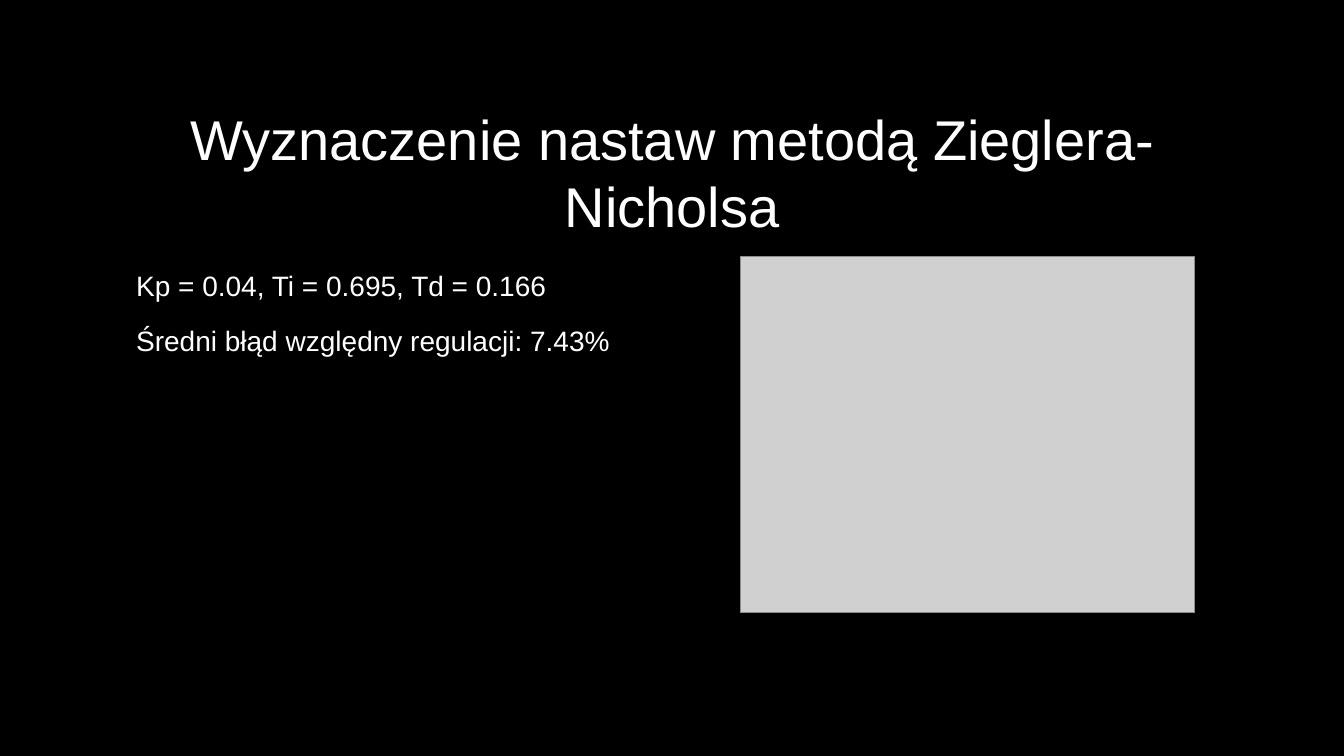
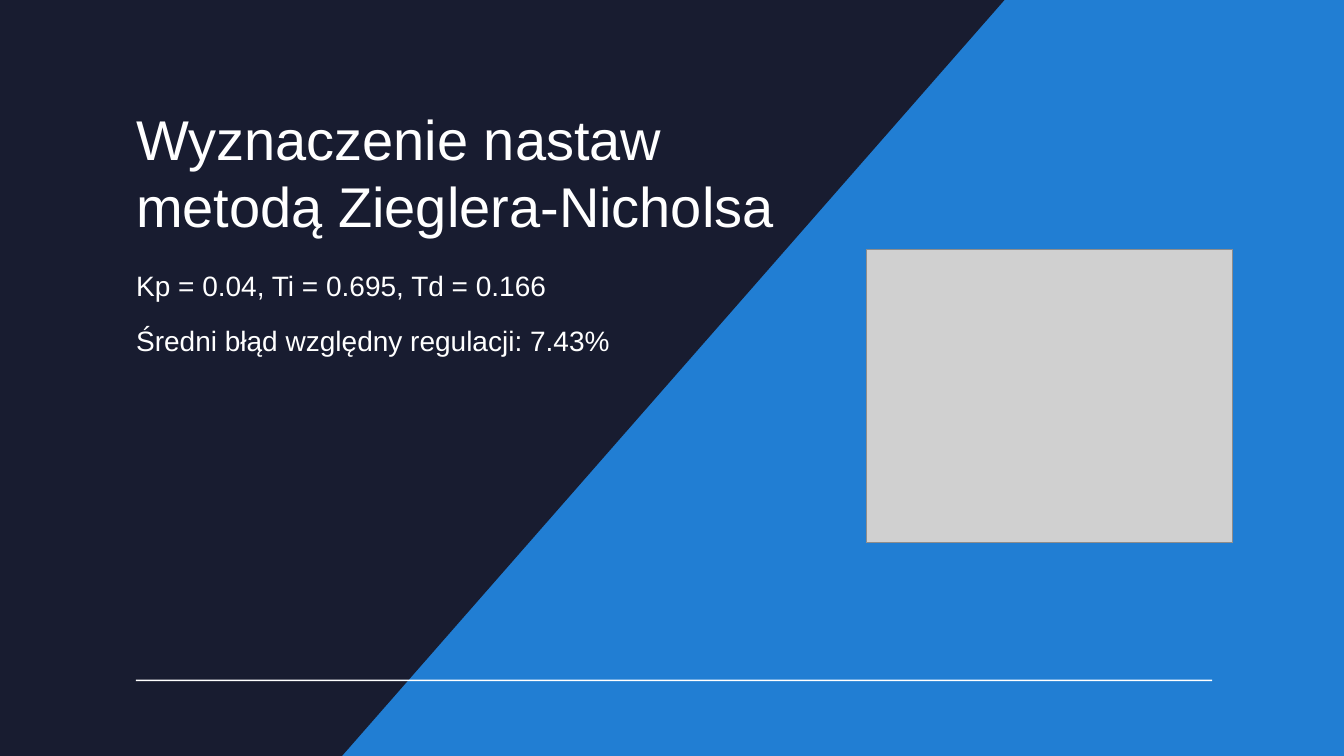
Before and after one commit to DevxMike/master_degree, a slide deck: slide 8 of ppt/Magisterka.odp (slide 10 before the commit). Drawn at 1344x756 pixels with LibreOffice and Linux fonts; fonts in the diff are those of the drawing; grey boxes stand for pictures. Boxes give left, top, right and bottom in pixels: in the first picture for what was removed or moved away, otherwise in the second. Text is boxed around its words. In the diff, an @@ line names an element or a change of style, - is before the commit and + after.

```diff
--- a/ppt/Magisterka.odp
+++ b/ppt/Magisterka.odp
@@ freeform shape added at (0, 0, 1344, 756), fill #217ED3 @@
@@ freeform shape added at (0, 1, 1005, 756), fill #181C30 @@
@@ title "Wyznaczenie nastaw metodą Zieglera-Nicholsa" at (136, 119, 773, 237): alignment centre to left @@
@@ picture: place and size @@
-picture at (741, 257, 1195, 613)
+picture at (866, 250, 1233, 543)
@@ line added from (136, 681) to (1212, 681), #FFFFFF 0.99 pt @@
```
Also in this commit, not shown: 20 other slides changed, 2 slides added, 8 slides removed, 2 other files.
